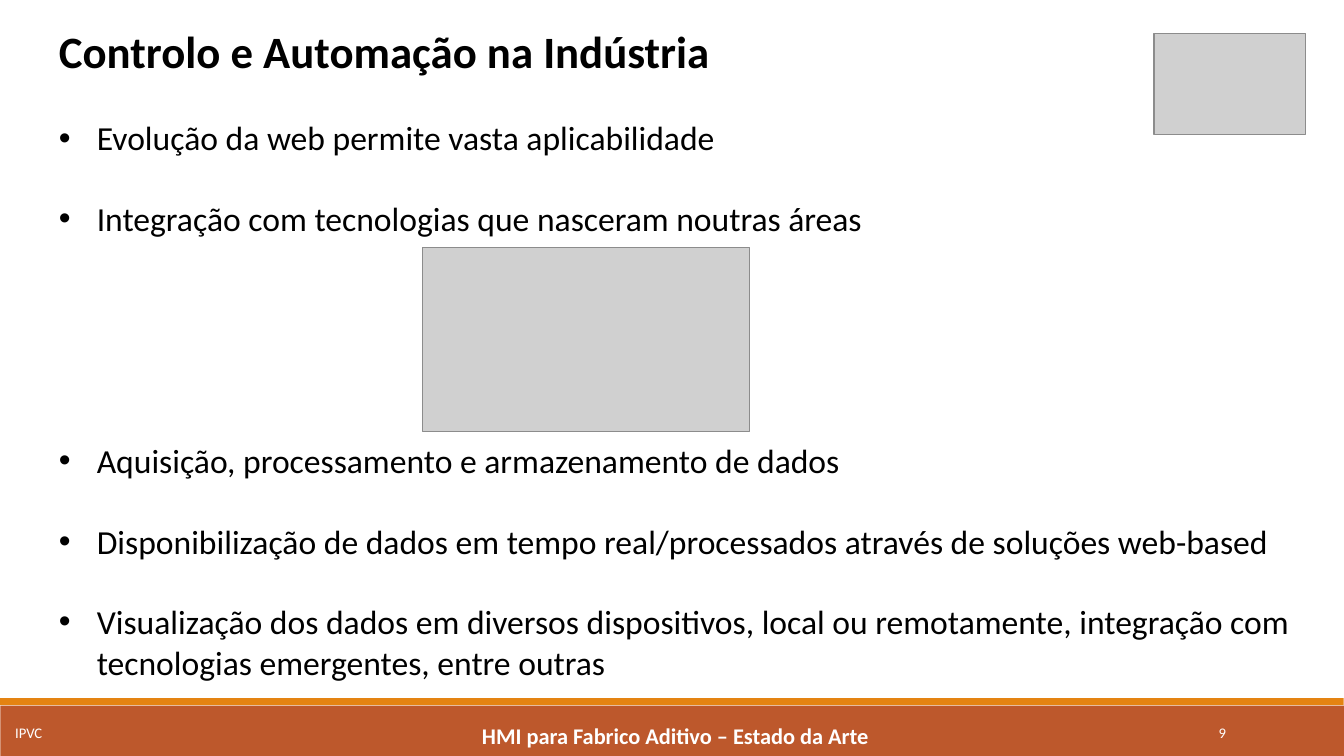
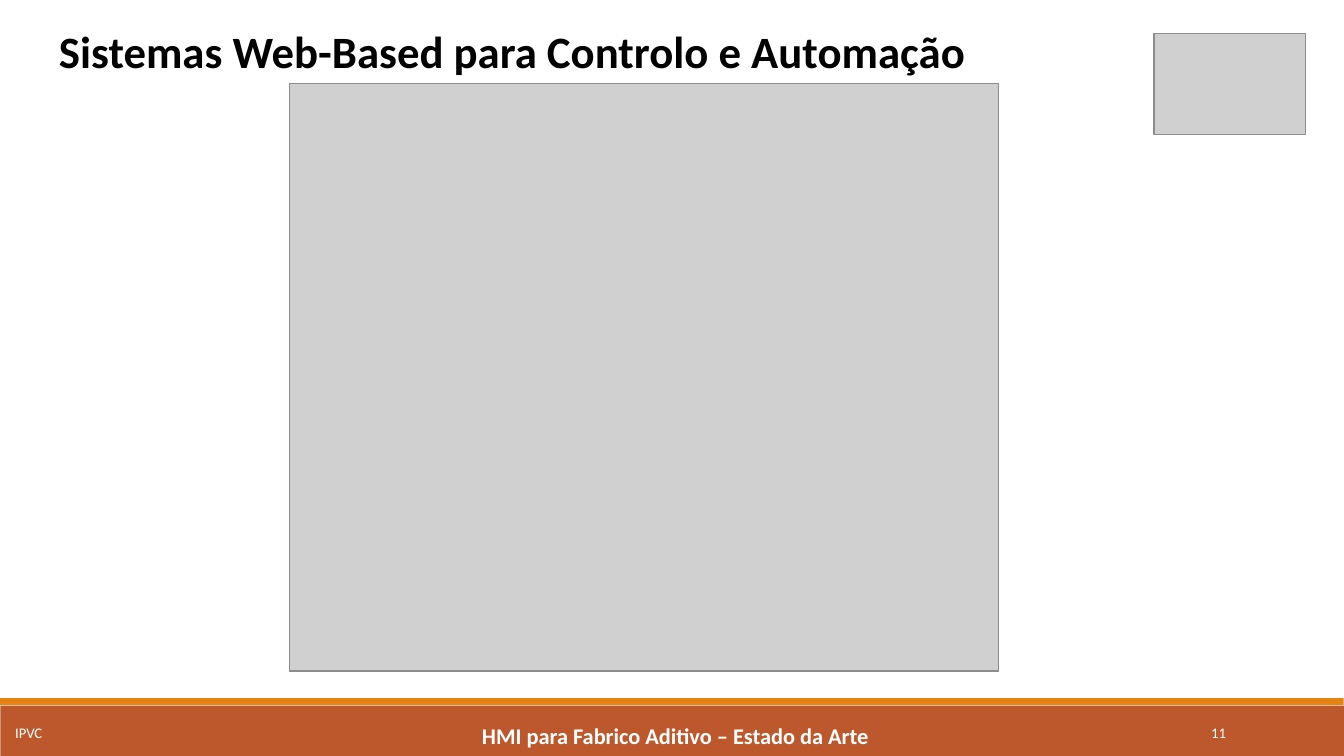
Before and after one commit to marcorlsrodrigues/projeto, a slide deck: slide 11 of Apresentacao Intermedia - Marco Rodrigues.pptx (slide 9 before the commit). Drawn at 1344x756 pixels with LibreOffice and Linux fonts; fonts in the diff are those of the drawing; grey boxes stand for pictures. Boxes give left, top, right and bottom in pixels: in the first picture for what was removed or moved away, otherwise in the second. Text is boxed around its words. In the diff, an @@ line names an element or a change of style, - is before the commit and + after.

```diff
--- a/Apresentacao Intermedia - Marco Rodrigues.pptx
+++ b/Apresentacao Intermedia - Marco Rodrigues.pptx
@@ text at (59,36,965,76): text changed; size 24 to 32 pt; bold on @@
-Controlo e Automação na Indústria
-• Evolução da web permite vasta aplicabilidade
-• Integração com tecnologias que nasceram noutras áreas
-• Aquisição, processamento e armazenamento de dados
-• Disponibilização de dados em tempo real/processados através de soluções web-based
-• Visualização dos dados em diversos dispositivos, local ou remotamente, integração com tecnologias emergentes, entre outras
+Sistemas Web-Based para Controlo e Automação
@@ picture added at (289,84,998,671) @@
@@ picture removed at (422,247,750,432) @@
@@ page number at (1211,728,1226,738): text changed @@
-9
+11
```
Also in this commit, not shown: 4 other slides changed, 6 slides added, 10 other files.
